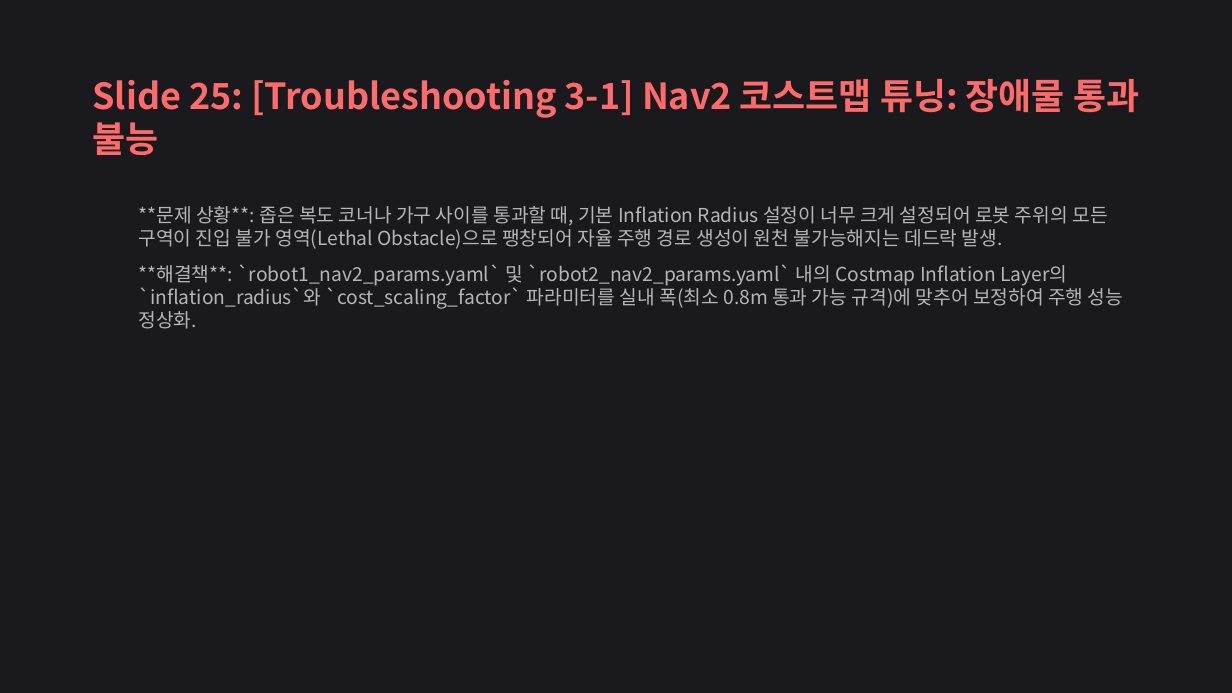
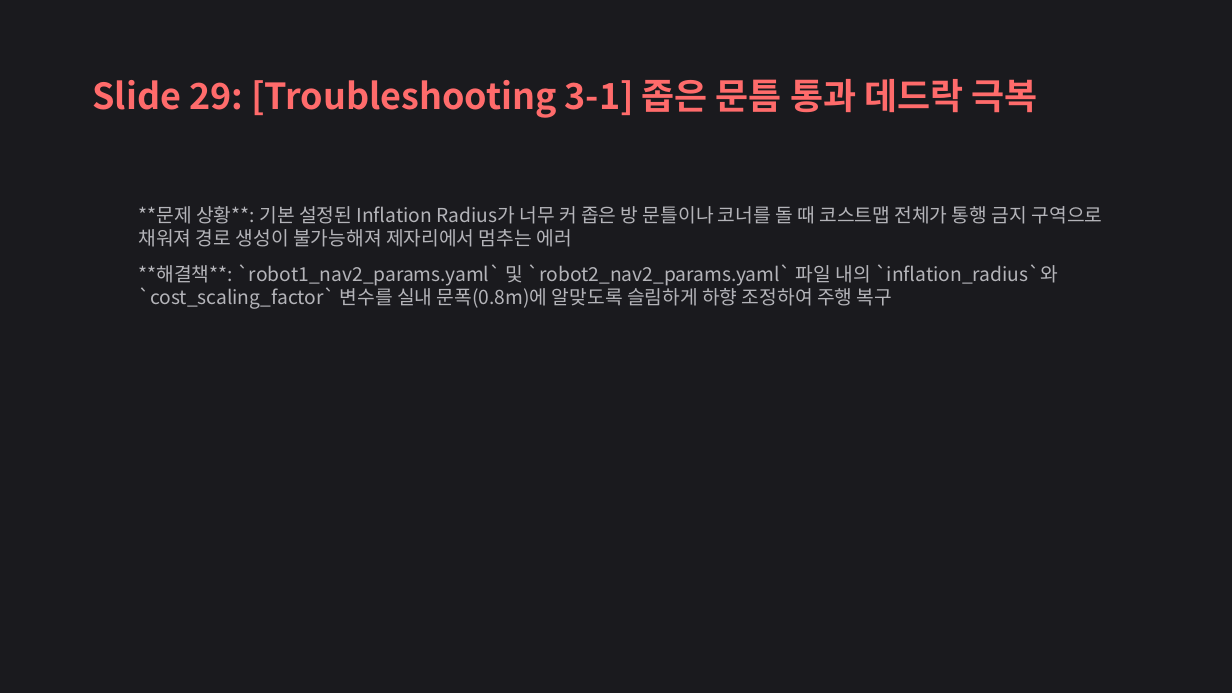
Before and after one commit to yoonseonjae/hot-spot_isaac_sim, a slide deck: slide 29 of docs/Cobot_Fire_Sim_Presentation.pptx (slide 25 before the commit). Drawn at 1232x693 pixels with LibreOffice and Linux fonts; fonts in the diff are those of the drawing. Boxes give left, top, right and bottom in pixels: in the first picture for what was removed or moved away, otherwise in the second. Text is boxed around its words. In the diff, an @@ line names an element or a change of style, - is before the commit and + after.

```diff
--- a/docs/Cobot_Fire_Sim_Presentation.pptx
+++ b/docs/Cobot_Fire_Sim_Presentation.pptx
@@ text at bbox=[92, 79, 1037, 118]: text changed @@
-Slide 25: [Troubleshooting 3-1] Nav2 코스트맵 튜닝: 장애물 통과 불능
+Slide 29: [Troubleshooting 3-1] 좁은 문틈 통과 데드락 극복
@@ text at bbox=[139, 206, 1103, 309]: text changed @@
-  **문제 상황**: 좁은 복도 코너나 가구 사이를 통과할 때, 기본 Inflation Radius 설정이 너무 크게 설정되어 로봇 주위의 모든 구역이 진입 불가 영역(Lethal Obstacle)으로 팽창되어 자율 주행 경로 생성이 원천 불가능해지는 데드락 발생.
-  **해결책**: `robot1_nav2_params.yaml` 및 `robot2_nav2_params.yaml` 내의 Costmap Inflation Layer의 `inflation_radius`와 `cost_scaling_factor` 파라미터를 실내 폭(최소 0.8m 통과 가능 규격)에 맞추어 보정하여 주행 성능 정상화.
+  **문제 상황**: 기본 설정된 Inflation Radius가 너무 커 좁은 방 문틀이나 코너를 돌 때 코스트맵 전체가 통행 금지 구역으로 채워져 경로 생성이 불가능해져 제자리에서 멈추는 에러
+  **해결책**: `robot1_nav2_params.yaml` 및 `robot2_nav2_params.yaml` 파일 내의 `inflation_radius`와 `cost_scaling_factor` 변수를 실내 문폭(0.8m)에 알맞도록 슬림하게 하향 조정하여 주행 복구
```
Also in this commit, not shown: 26 other slides changed, 4 slides added, 1 slide removed, 1 other file.
